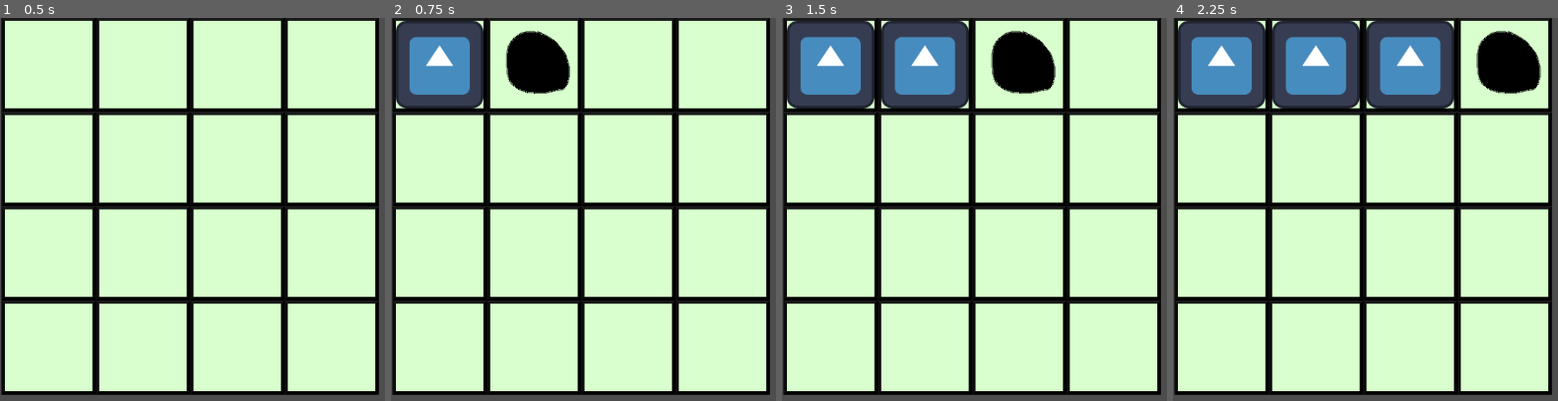
Above: before the commit, frames 1-4 (left to right).
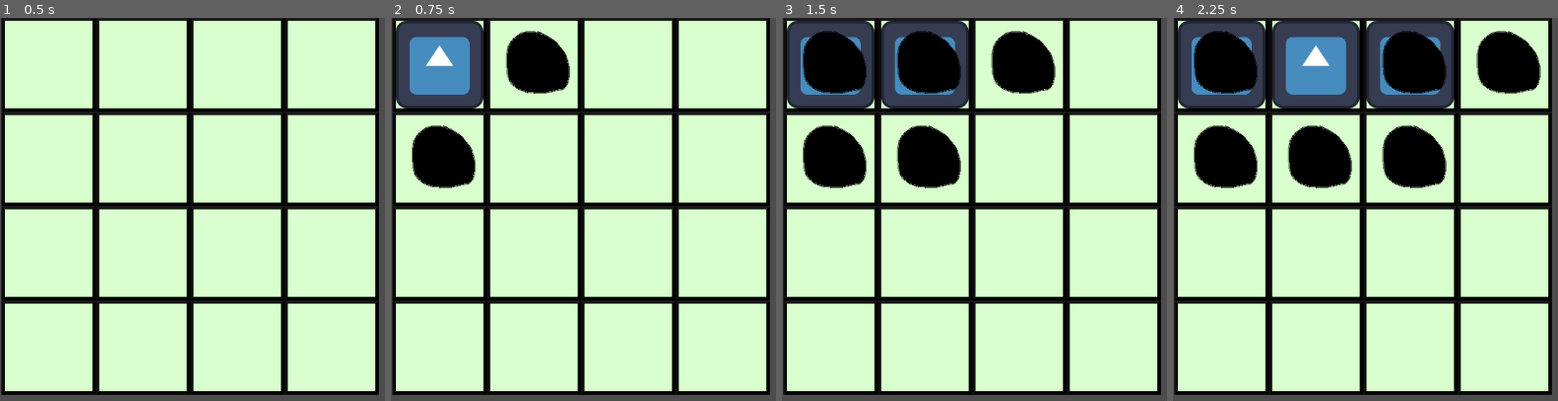
Above: after the commit, the same moments.

Repository: dbm19/puzzle_game
Game: Godot game, scene res://tile_map.tscn
Same seed, same stepped clock (60 frames per second), same inputs: the game is played once before the commit and once after it. The engine's default icon, where the game draws it, is replaced by a stand-in: a white triangle on a blue panel in a dark square.
Inputs (mouse positions are in pixels of both pictures, inside the frame that each line leads up to):
- Up to frame 1 (0.5 s): no input
- Up to frame 2 (0.75 s): tap Enter at 0.5 s; move the mouse to (441, 63) at 0.52 s; click (441, 63) at 0.6 s
- Up to frame 3 (1.5 s): tap Space at 1.25 s; move the mouse to (924, 63) at 1.27 s; click (924, 63) at 1.35 s
- Up to frame 4 (2.25 s): tap Enter at 2 s; move the mouse to (1411, 63) at 2.02 s; click (1411, 63) at 2.1 s

Frame 1 is identical in both runs. In frame 2, 2.3% of the frame differs, in the area x 5-22%, y 28-45%; in frame 3, 9.0%; in frame 4, 11%, in the area x 5-72%, y 3-45%.

Commit message:
Ortho piece is now working

Diff:
--- a/tile_map.gd
+++ b/tile_map.gd
@@ -27,17 +27,19 @@
 func _process(delta: float) -> void:
 	if Input.is_action_just_pressed("add_piece") && Global.mouse_is_over:
 		ortho_piece_instance = ortho_piece_scene.instantiate()
-		dot_instance = dot_scene.instantiate()
 		Global.tile_center.add_child(ortho_piece_instance)
 		ortho_tiles = get_surrounding_cells(mouse_coordinates)
 
 		for n in ortho_tiles:
 			if all_tiles.has(n):
 				#set_cell(n, 0, Vector2i(0, 0), 2) #0 is the TileSet id, 2 is the Tile id
-				print(Global.tiles_dictionary[n].get_node("TileCenter"))
-				Global.tiles_dictionary[n].get_node("TileCenter").add_child(dot_instance)
+				#print(local_to_map(Global.tiles_dictionary[n].get_node("TileCenter").global_position))
+				if Global.tiles_dictionary[n].has_node("Dot"):
+					Global.tiles_dictionary[n].remove_child(Global.tiles_dictionary[n].get_children()[3])
+				else:
+					dot_instance = dot_scene.instantiate()
+					Global.tiles_dictionary[n].add_child(dot_instance)
 			else:
-				print('huh')
 				pass
 
 func get_cell_coordinates():
